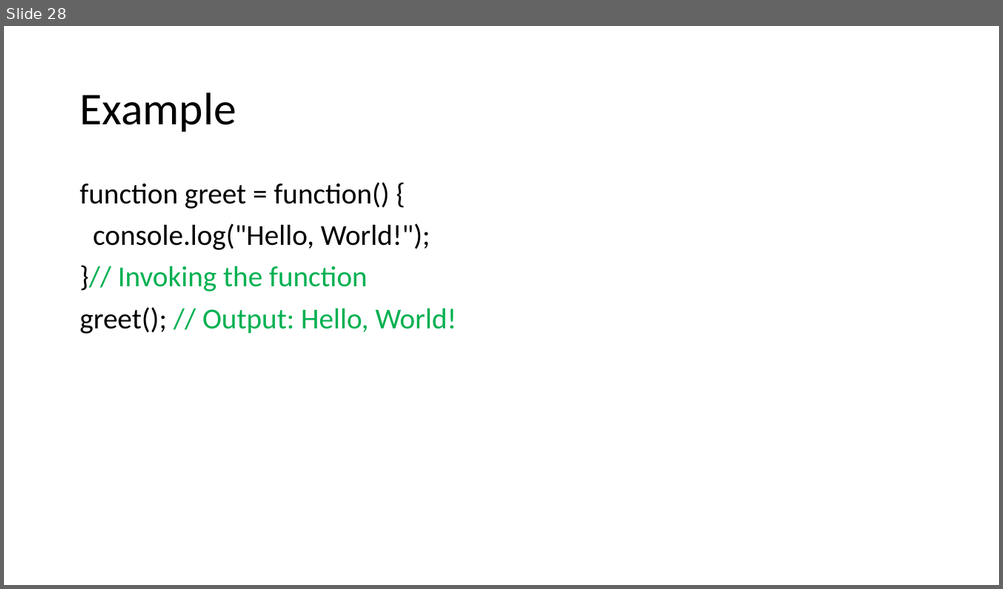
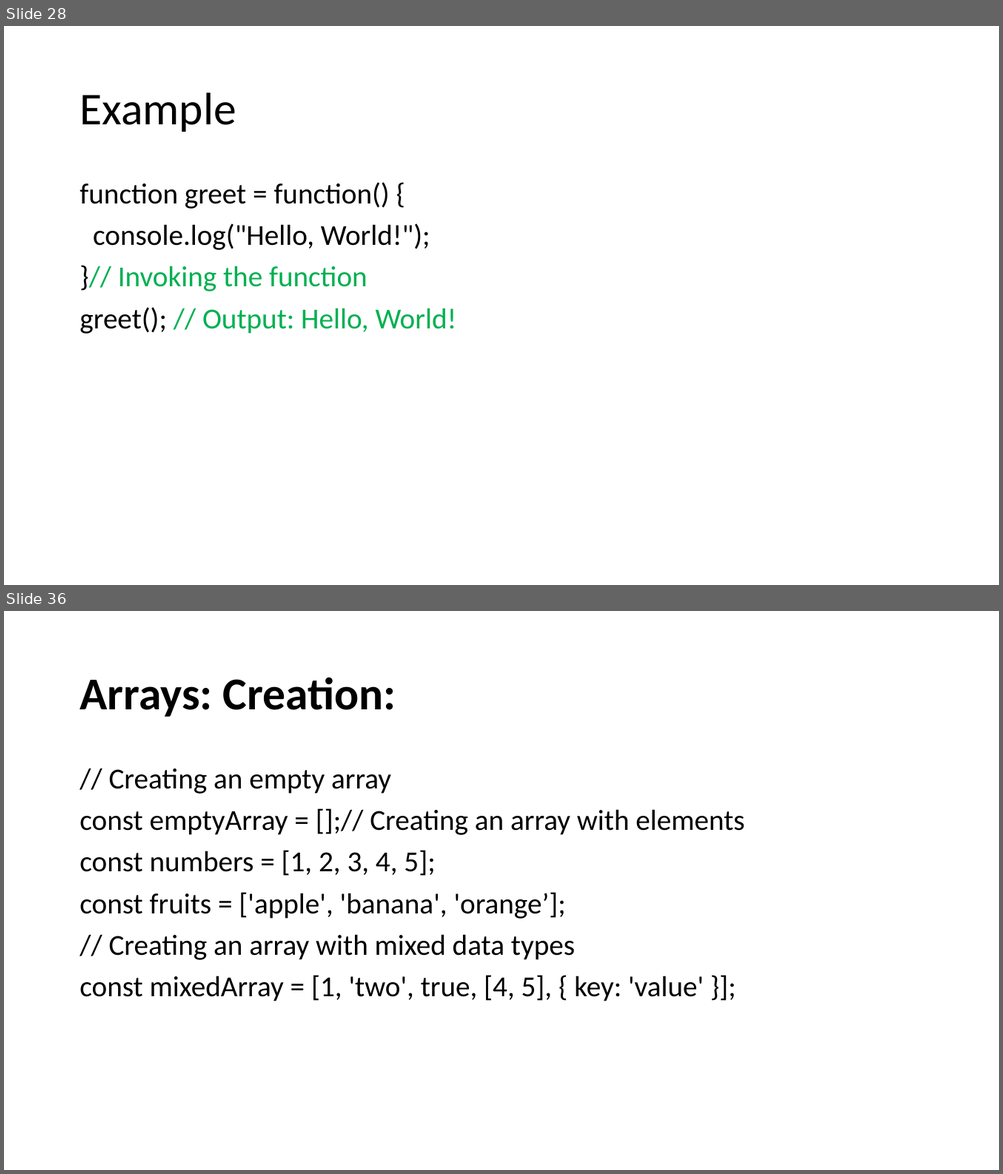
Before and after one commit to SethLK/JavaScript-Wizard-Course-for-Beginners, a slide deck: JavaScript Master Course for Beginners.pptx. Shown one above the other, each under a label of ours: slide 28 before the commit, slides 28 and 36 after it; the slides between them are not shown. The pictures are 1003x589 and 1003x1174 pixels, drawn with LibreOffice and Linux fonts; fonts in the diff are those of the drawing. Boxes give left, top, right and bottom in pixels: in the first picture for what was removed or moved away, otherwise in the second. Text is boxed around its words. In the diff, an @@ line names an element or a change of style, - is before the commit and + after.

```diff
--- a/JavaScript Master Course for Beginners.pptx
+++ b/JavaScript Master Course for Beginners.pptx
@@ slide 36 added at bbox=[4, 611, 999, 1170], background #FFFFFF @@
@@ title added at bbox=[79, 677, 396, 717], 44 pt, text #000000, bold @@
+Arrays: Creation:
@@ text added at bbox=[79, 769, 744, 1002], 28 pt, text #000000 @@
+// Creating an empty array
+const emptyArray = [];// Creating an array with elements
+const numbers = [1, 2, 3, 4, 5];
+const fruits = ['apple', 'banana', 'orange’];
+// Creating an array with mixed data types
+const mixedArray = [1, 'two', true, [4, 5], { key: 'value' }];
```
Also in this commit, not shown: 3 slides changed, 12 other slides added.
